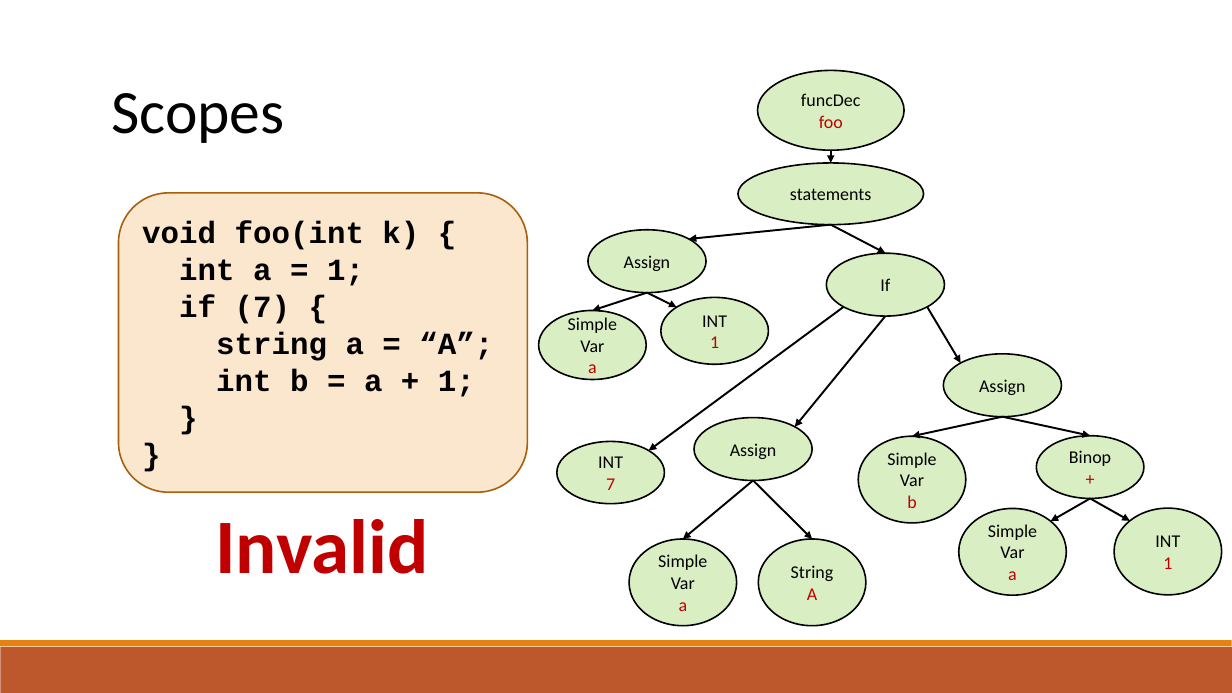
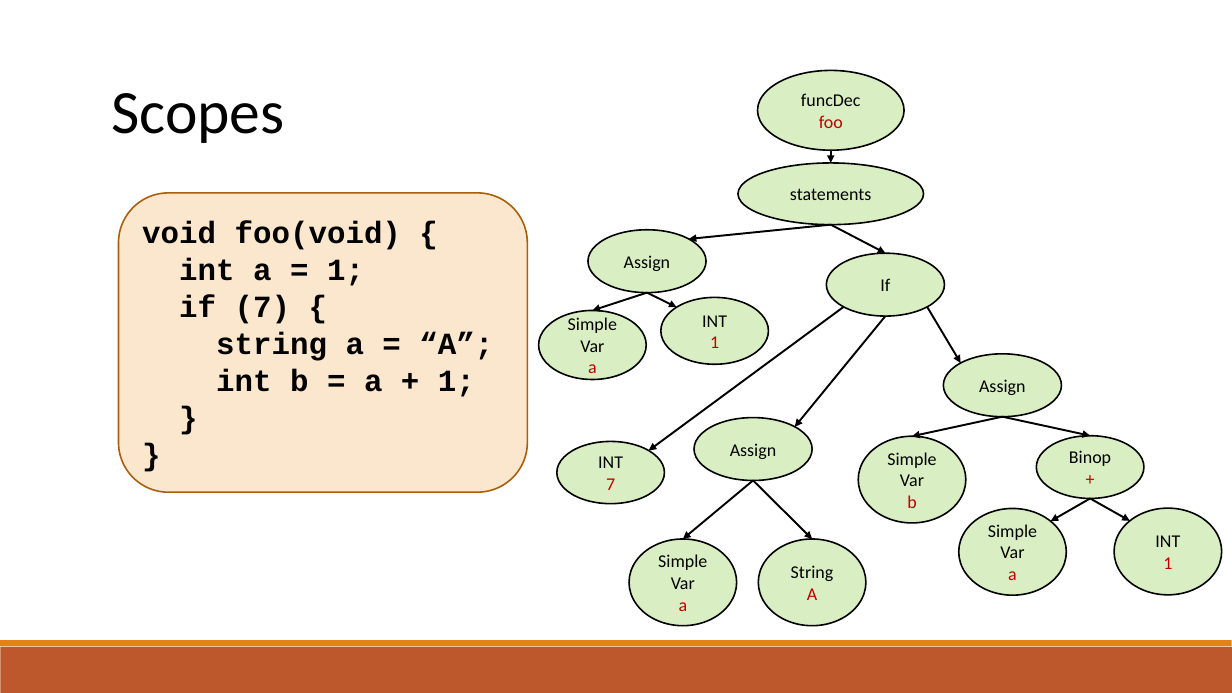
Before and after one commit to raghadzeidan/COMPILATION_TAU_FOR_STUDENTS, a slide deck: slide 52 of new_slides/semantic.pptx (slide 26 before the commit). Drawn at 1232x693 pixels with LibreOffice and Linux fonts; fonts in the diff are those of the drawing. Boxes give left, top, right and bottom in pixels: in the first picture for what was removed or moved away, otherwise in the second. Text is boxed around its words. In the diff, an @@ line names an element or a change of style, - is before the commit and + after.

```diff
--- a/new_slides/semantic.pptx
+++ b/new_slides/semantic.pptx
@@ text in rounded rectangle at box(142, 221, 401, 250): text changed @@
-void foo(int k) {
+void foo(void) {
@@ text removed at box(215, 519, 428, 574) @@
-Invalid
```
Also in this commit, not shown: 22 other slides changed, 27 slides added, 1 other file.
